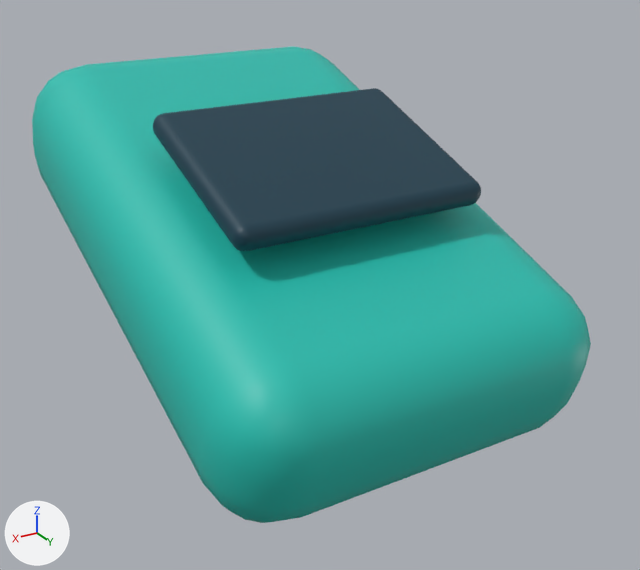
A saved change to the FBX model EvolutionShop/Assets/EvolutionShop/Resources/Art/GrowthKit/CounterReader.fbx.
One viewpoint serves both versions: a 50 mm camera at (-0.0211, 0.1162, 1.1983) aimed at (-0.1555, -0.1078, 1.0863). Lighting does not change. The marker at lower left points along +X, +Y and +Z. The older version comes first. Where no turn or scale is listed for an object, it has been applied to the vertices.

Names of what the first picture shows: 'CounterReader mesh'.
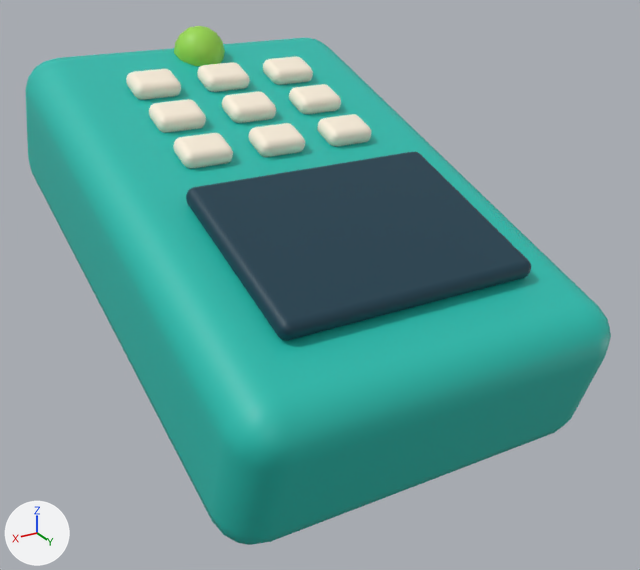
What differs and where, as boxes [x1, y1, x2, y2] in the pictures (640 x 570 px; the box of a moved part takes in the faces that stretch with it):
'CounterReader mesh', reshaped (9% taller): before [32, 47, 591, 523]; after [25, 26, 611, 545]
part 1 of me_cube_063, moved or reshaped: before [153, 88, 481, 251]; after [186, 152, 531, 340]
part 2 of me_cube_063, moved or reshaped: before [32, 47, 591, 523]; after [173, 133, 233, 169]
part 3 of me_cube_063, added (pale yellow): after [248, 123, 305, 157]
part 4 of me_cube_063, added (pale yellow): after [317, 114, 372, 147]
part 5 of me_cube_063, added (pale yellow): after [149, 99, 206, 133]
part 6 of me_cube_063, added (pale yellow): after [222, 91, 276, 123]
part 7 of me_cube_063, added (pale yellow): after [289, 84, 341, 114]
part 8 of me_cube_063, added (green): after [174, 26, 225, 66]
part 9 of me_cube_063, added (cyan): after [25, 38, 611, 545]
part 10 of me_cube_063, added (pale yellow): after [126, 69, 181, 100]
part 11 of me_cube_063, added (pale yellow): after [197, 62, 250, 92]
part 12 of me_cube_063, added (pale yellow): after [263, 56, 313, 85]

What changed in the scene script:
```text
Change me_cube_063:
    remove me_cube_063.from_pydata(...)  # 376 vertices, 380 faces; spans x -0.21..-0.09, y -0.207..-0.033, z 1.051..1.149
    add me_cube_063.from_pydata(...)  # 1896 vertices, 1880 faces; spans x -0.21..-0.09, y -0.21..-0.03, z 1.049..1.159
    me_cube_063 part 1: the loose piece of 152 vertices spanning x -0.19..-0.11, y -0.129..-0.071, z 1.117..1.143 is multiplied about its middle by the matrix ((1.012, 0.0, 0.0), (0.0, 0.985, -0.086), (0.0, -0.086, 0.781)), then moved by (0.0, 0.022, -0.016)
    me_cube_063 part 2: the loose piece of 152 vertices spanning x -0.21..-0.09, y -0.207..-0.033, z 1.051..1.149 is multiplied about its middle by the matrix ((0.133, 0.0, 0.0), (0.0, 0.065, 0.018), (0.0, 0.018, 0.107)), then moved by (0.025, -0.005, 0.031), in mat_gk_cream (pale yellow #fff3df)
    me_cube_063 part 3: the loose piece of 152 vertices spanning x -0.19..-0.11, y -0.129..-0.071, z 1.117..1.143 is copied, and the copy is multiplied about its middle by the matrix ((0.173, 0.0, 0.0), (0.0, 0.232, 0.188), (0.0, 0.188, 0.681)), then moved by (0.0, -0.025, 0.001), in mat_gk_cream (pale yellow #fff3df); it spans x -0.158..-0.142, y -0.131..-0.119, z 1.126..1.135
    me_cube_063 part 4: the loose piece of 152 vertices spanning x -0.19..-0.11, y -0.129..-0.071, z 1.117..1.143 is copied, and the copy is multiplied about its middle by the matrix ((0.173, 0.0, 0.0), (0.0, 0.232, 0.188), (0.0, 0.188, 0.681)), then moved by (-0.025, -0.025, 0.001), in mat_gk_cream (pale yellow #fff3df); it spans x -0.183..-0.167, y -0.131..-0.119, z 1.126..1.135
    me_cube_063 part 5: the loose piece of 152 vertices spanning x -0.21..-0.09, y -0.207..-0.033, z 1.051..1.149 is copied, and the copy is multiplied about its middle by the matrix ((0.133, 0.0, 0.0), (0.0, 0.065, 0.018), (0.0, 0.018, 0.107)), then moved by (0.025, -0.024, 0.037), in mat_gk_cream (pale yellow #fff3df); it spans x -0.133..-0.117, y -0.15..-0.138, z 1.133..1.141
    me_cube_063 part 6: the loose piece of 152 vertices spanning x -0.21..-0.09, y -0.207..-0.033, z 1.051..1.149 is copied, and the copy is multiplied about its middle by the matrix ((0.133, 0.0, 0.0), (0.0, 0.065, 0.018), (0.0, 0.018, 0.107)), then moved by (0.0, -0.024, 0.037), in mat_gk_cream (pale yellow #fff3df); it spans x -0.158..-0.142, y -0.15..-0.138, z 1.133..1.141
    me_cube_063 part 7: the loose piece of 152 vertices spanning x -0.21..-0.09, y -0.207..-0.033, z 1.051..1.149 is copied, and the copy is multiplied about its middle by the matrix ((0.133, 0.0, 0.0), (0.0, 0.065, 0.018), (0.0, 0.018, 0.107)), then moved by (-0.025, -0.024, 0.037), in mat_gk_cream (pale yellow #fff3df); it spans x -0.183..-0.167, y -0.15..-0.138, z 1.133..1.141
    me_cube_063 part 8: a new loose piece, a UV sphere (10 segments, 8 rings, poles along z) spanning x -0.159..-0.141, y -0.191..-0.173, z 1.141..1.159, in mat_gk_glowlime (green #9bdb4d)
    me_cube_063 part 9: a new loose piece of 152 vertices spanning x -0.21..-0.09, y -0.21..-0.03, z 1.049..1.151, in mat_gk_teal (cyan #22bfb0)
    me_cube_063 part 10: a new loose piece of 152 vertices spanning x -0.133..-0.117, y -0.168..-0.157, z 1.14..1.148, in mat_gk_cream (pale yellow #fff3df)
    me_cube_063 part 11: a new loose piece of 152 vertices spanning x -0.158..-0.142, y -0.168..-0.157, z 1.14..1.148, in mat_gk_cream (pale yellow #fff3df)
    me_cube_063 part 12: a new loose piece of 152 vertices spanning x -0.183..-0.167, y -0.168..-0.157, z 1.14..1.148, in mat_gk_cream (pale yellow #fff3df)
    other edits to the shape of me_cube_063 do not show in these pictures
    add me_cube_063.materials.append(mat_gk_cream)  # pale yellow #fff3df
    add me_cube_063.materials.append(mat_gk_ink)  # dark blue #2b3a55
```
